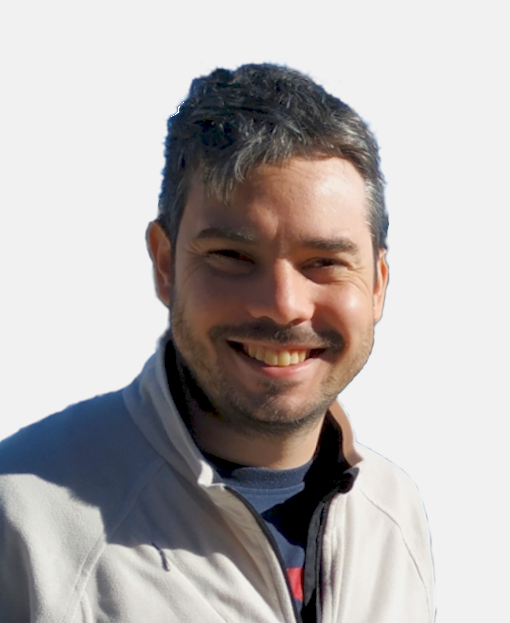
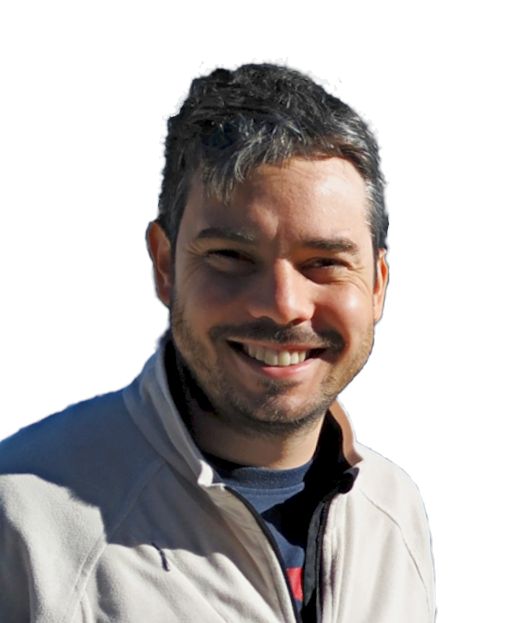
Two versions of the same layered image (510x623). Layer-by-layer changes:
added layer "fondo" above "Pasted Layer copy #1" over 0, 0, 510, 623
hid "Pasted Layer copy", painted on it over 0, 0, 510, 623
removed layer "Pasted Layer" over 0, 0, 510, 623
